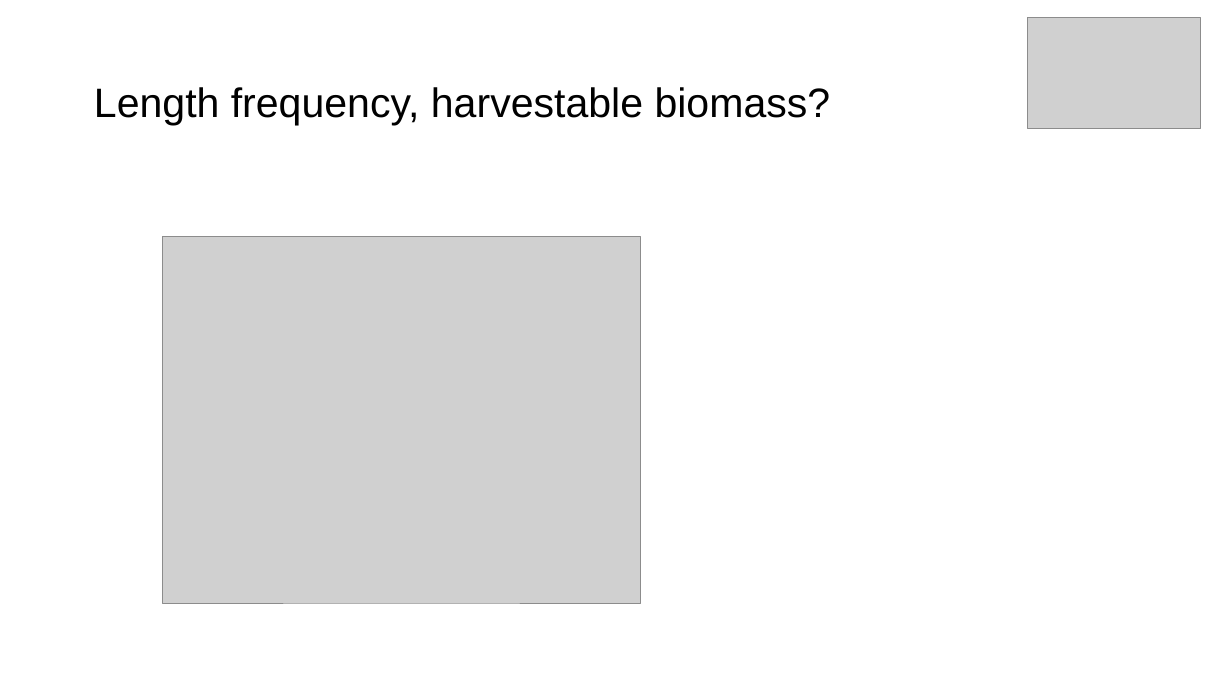
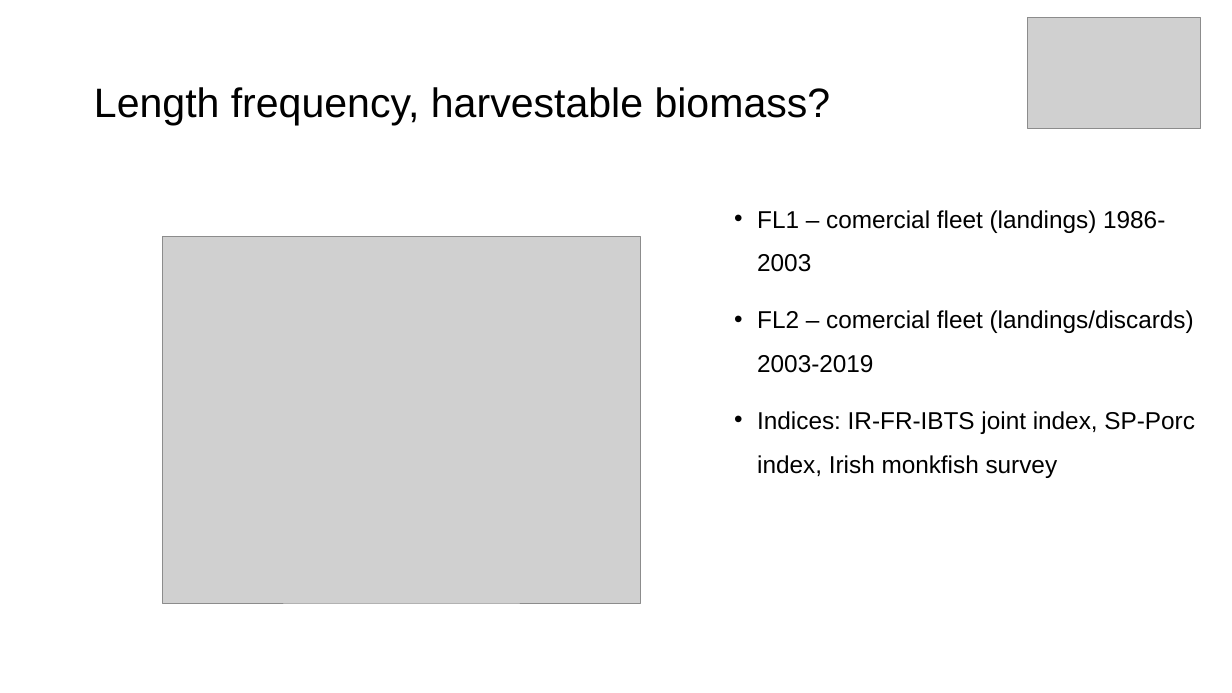
Before and after one commit to MartaCousido/Spict-IMPRESS, a slide deck: slide 5 of mon78abd_spict/Presentation/Mon78abd_spict.pptx (slide 4 before the commit). Drawn at 1232x693 pixels with LibreOffice and Linux fonts; fonts in the diff are those of the drawing; grey boxes stand for pictures. Boxes give left, top, right and bottom in pixels: in the first picture for what was removed or moved away, otherwise in the second. Text is boxed around its words. In the diff, an @@ line names an element or a change of style, - is before the commit and + after.

```diff
--- a/mon78abd_spict/Presentation/Mon78abd_spict.pptx
+++ b/mon78abd_spict/Presentation/Mon78abd_spict.pptx
@@ text added at (x1=757, y1=210, x2=1195, y2=478), 19 pt, text #000000 @@
+• FL1 – comercial fleet (landings) 1986-2003
+• FL2 – comercial fleet (landings/discards) 2003-2019
+• Indices: IR-FR-IBTS joint index, SP-Porc index, Irish monkfish survey
```
Also in this commit, not shown: 4 other slides changed, 3 slides added, 1 slide removed.
